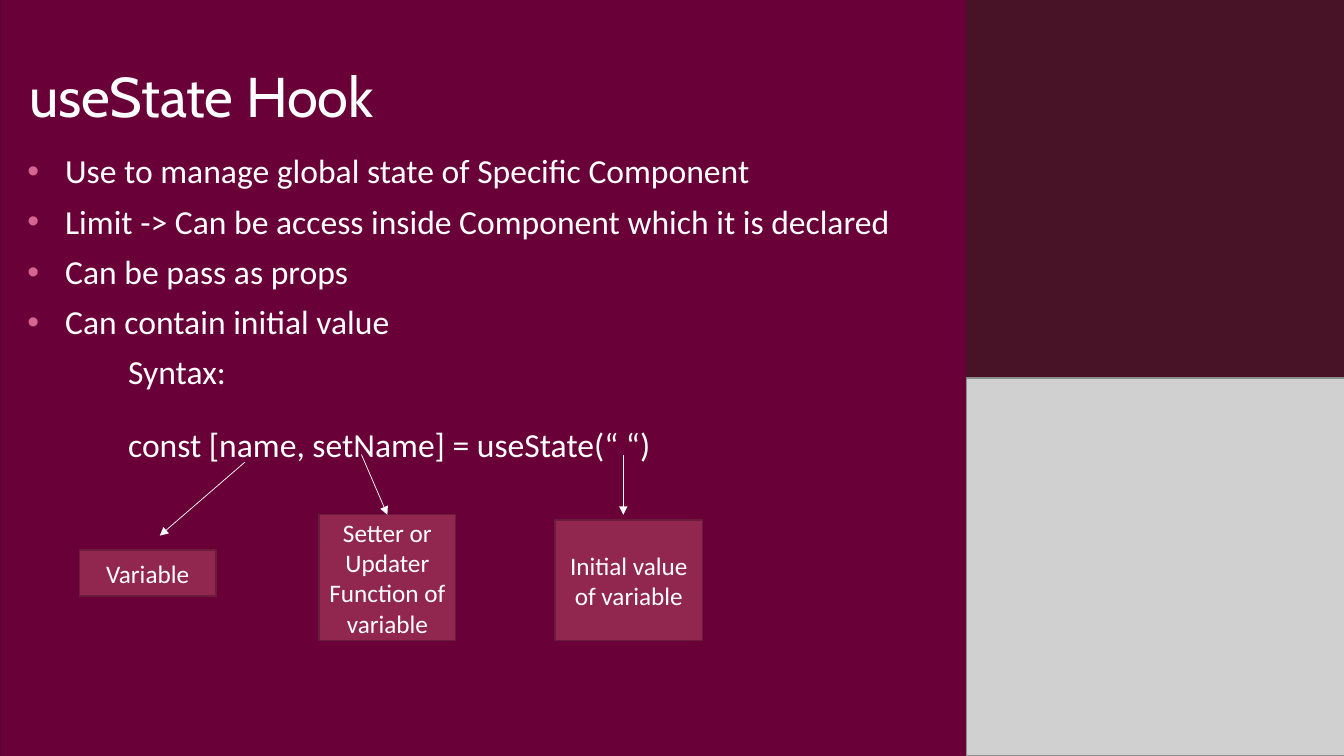
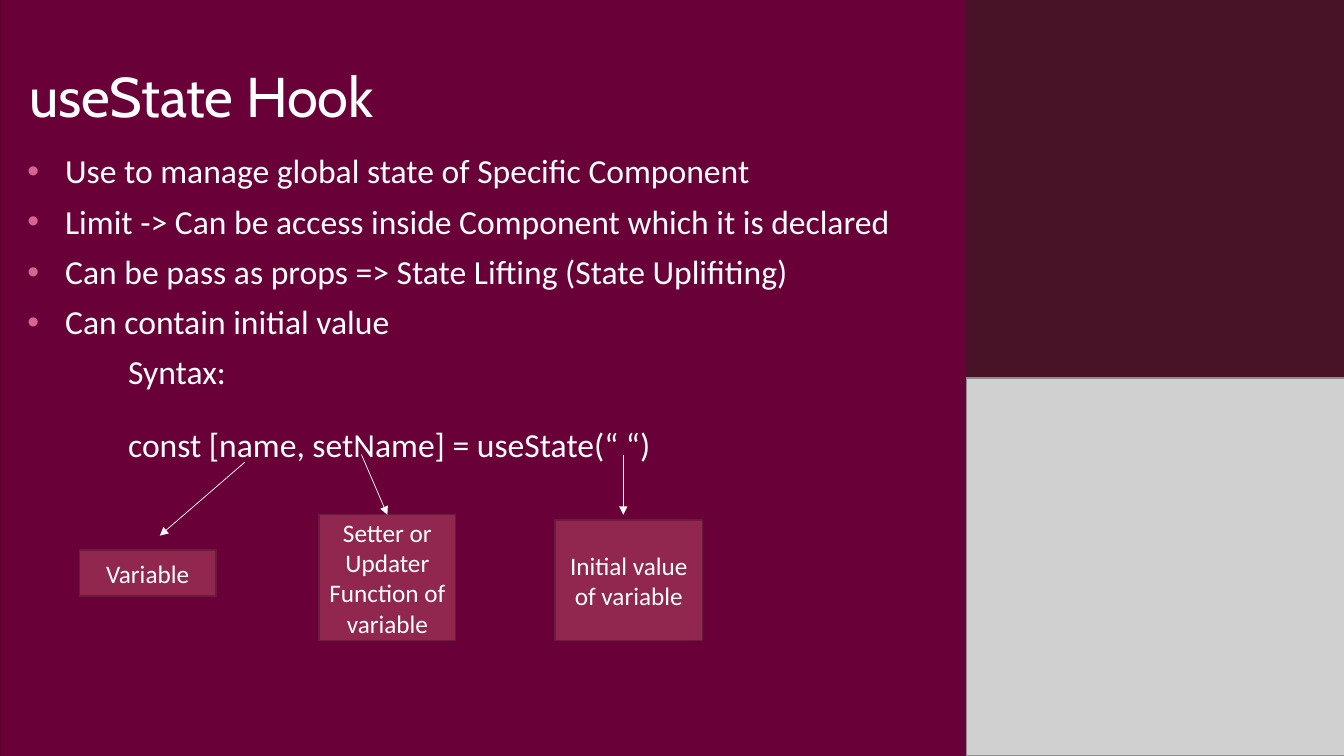
Before and after one commit to hamza7681/code-with-sumaira, a slide deck: slide 17 of slides/ReactJs Training.pptx. Drawn at 1344x756 pixels with LibreOffice and Linux fonts; fonts in the diff are those of the drawing; grey boxes stand for pictures. Boxes give left, top, right and bottom in pixels: in the first picture for what was removed or moved away, otherwise in the second. Text is boxed around its words. In the diff, an @@ line names an element or a change of style, - is before the commit and + after.

Commit message:
Till use State form Validation

```diff
--- a/slides/ReactJs Training.pptx
+++ b/slides/ReactJs Training.pptx
@@ subtitle at (65,259,788,290): text changed @@
-• Can be pass as props
+• Can be pass as props => State Lifting (State Uplifiting)
```
Also in this commit, not shown: 3 other files.
